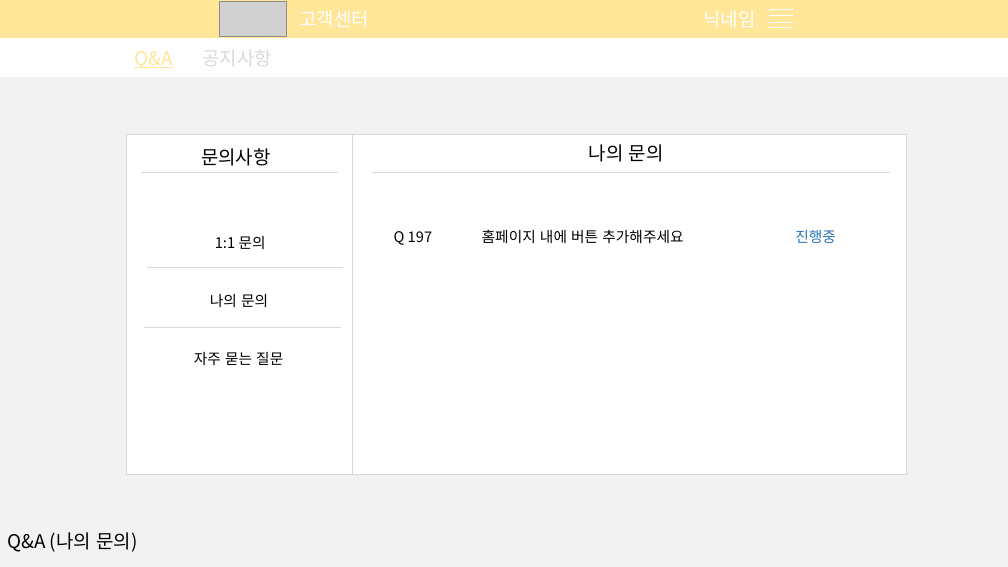
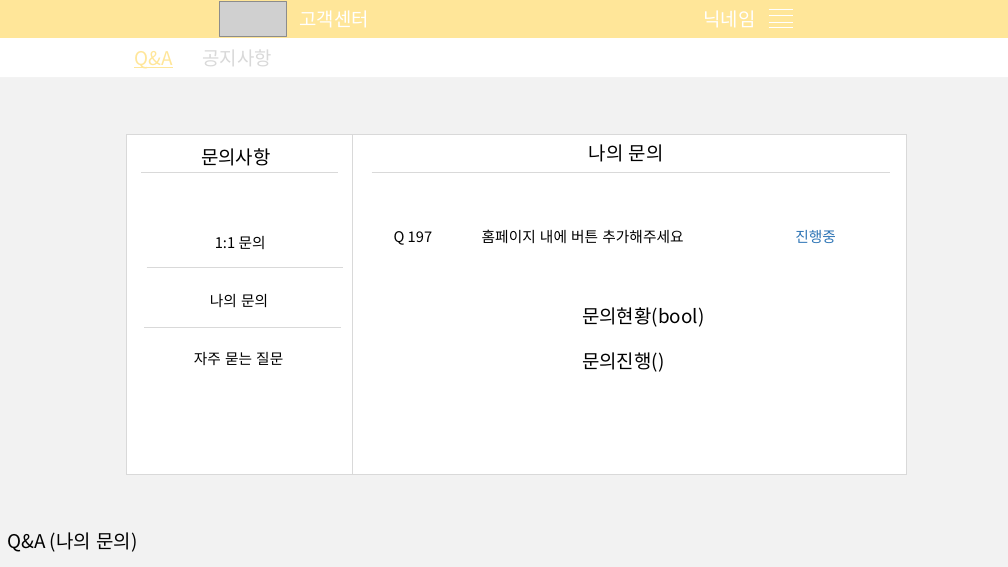
Before and after one commit to What-The-Pork/meeting-log, a slide deck: slide 19 of image/login/회원관리페이지.pptx. Drawn at 1008x567 pixels with LibreOffice and Linux fonts; fonts in the diff are those of the drawing; grey boxes stand for pictures. Boxes give left, top, right and bottom in pixels: in the first picture for what was removed or moved away, otherwise in the second. Text is boxed around its words. In the diff, an @@ line names an element or a change of style, - is before the commit and + after.

```diff
--- a/image/login/회원관리페이지.pptx
+++ b/image/login/회원관리페이지.pptx
@@ text added at <box>582,307,704,372</box>, 18 pt, text #000000 @@
+문의현황(bool)
+문의진행()
```
Also in this commit, not shown: 10 other slides changed.
